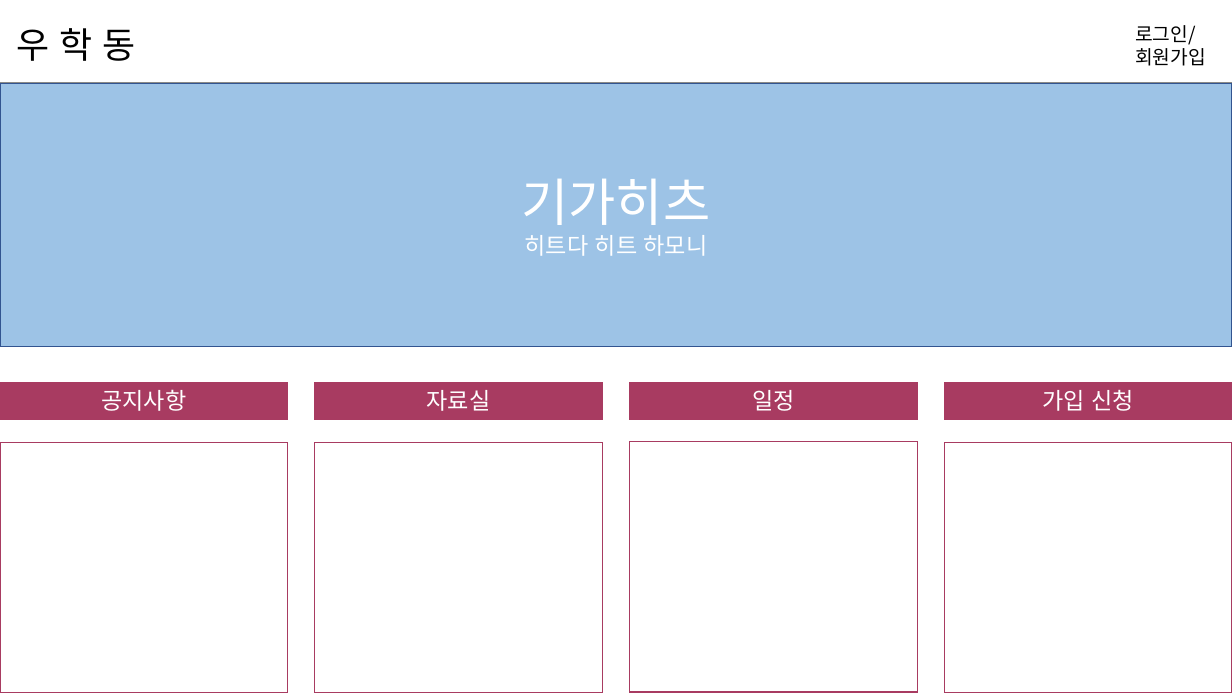
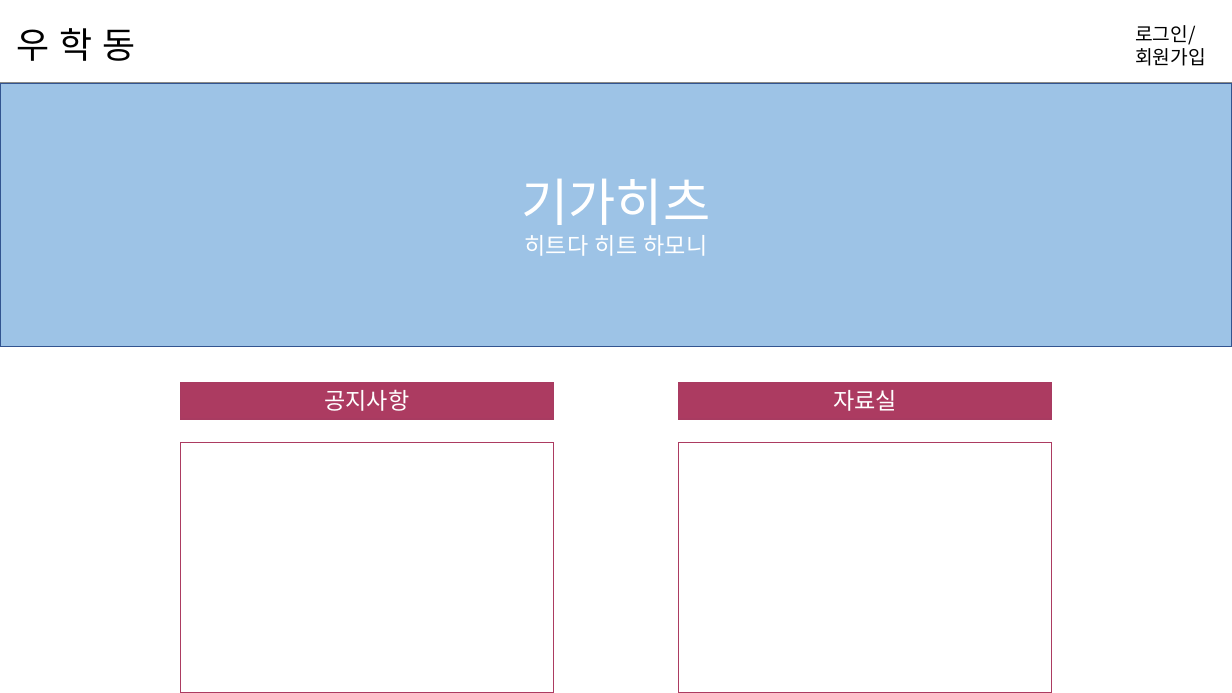
Before and after one commit to hyunniesss/ToyProject, a slide deck: slide 16 of document/와이어프레임/우학동_와이어프레임.pptx (slide 15 before the commit). Drawn at 1232x693 pixels with LibreOffice and Linux fonts; fonts in the diff are those of the drawing. Boxes give left, top, right and bottom in pixels: in the first picture for what was removed or moved away, otherwise in the second. Text is boxed around its words. In the diff, an @@ line names an element or a change of style, - is before the commit and + after.

```diff
--- a/document/와이어프레임/우학동_와이어프레임.pptx
+++ b/document/와이어프레임/우학동_와이어프레임.pptx
@@ rectangle "공지사항": place and size @@
-rectangle "공지사항" at bbox=[0, 383, 287, 420]
+rectangle "공지사항" at bbox=[180, 383, 553, 420]
@@ rectangle "공지사항" at bbox=[180, 383, 553, 420]: fill #A83B61 to #AC3B61 @@
@@ rectangle removed at bbox=[629, 383, 917, 420] @@
-일정
@@ rectangle "자료실" at bbox=[679, 383, 1052, 420]: fill #A83B61 to #AC3B61 @@
@@ rectangle "자료실": place and size @@
-rectangle "자료실" at bbox=[315, 383, 603, 420]
+rectangle "자료실" at bbox=[679, 383, 1052, 420]
@@ rectangle removed at bbox=[945, 383, 1232, 420] @@
-가입 신청
@@ rectangle: place and size @@
-rectangle at bbox=[0, 443, 287, 693]
+rectangle at bbox=[180, 443, 553, 693]
@@ rectangle at bbox=[180, 443, 553, 693]: outline #A83B61 1 pt to #AC3B61 1 pt @@
@@ rectangle removed at bbox=[629, 442, 917, 692] @@
@@ rectangle at bbox=[679, 443, 1052, 693]: outline #A83B61 1 pt to #AC3B61 1 pt @@
@@ rectangle: place and size @@
-rectangle at bbox=[315, 443, 603, 693]
+rectangle at bbox=[679, 443, 1052, 693]
@@ rectangle removed at bbox=[945, 443, 1232, 693] @@
```
Also in this commit, not shown: 16 other slides changed, 3 slides added.
